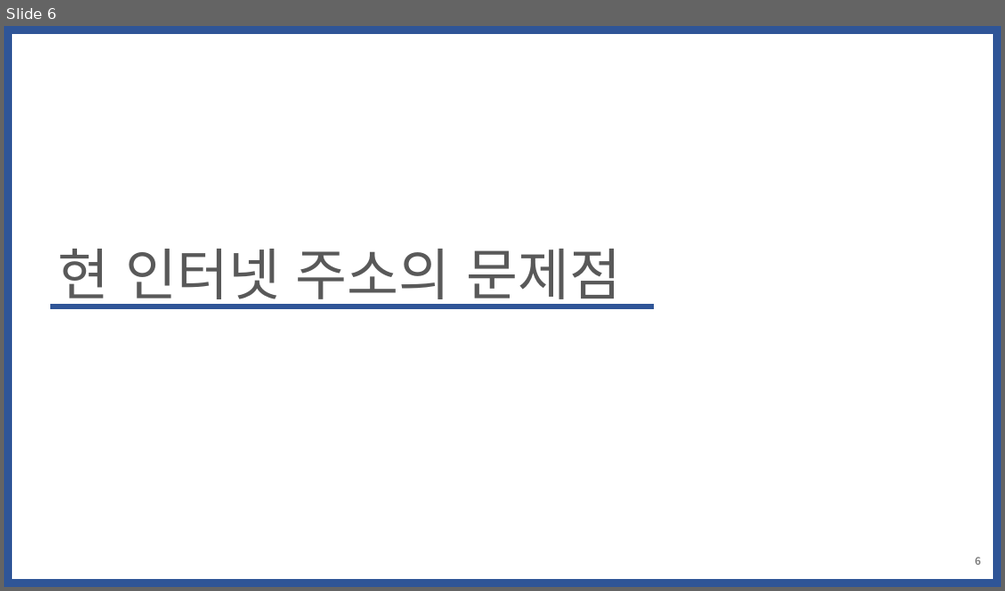
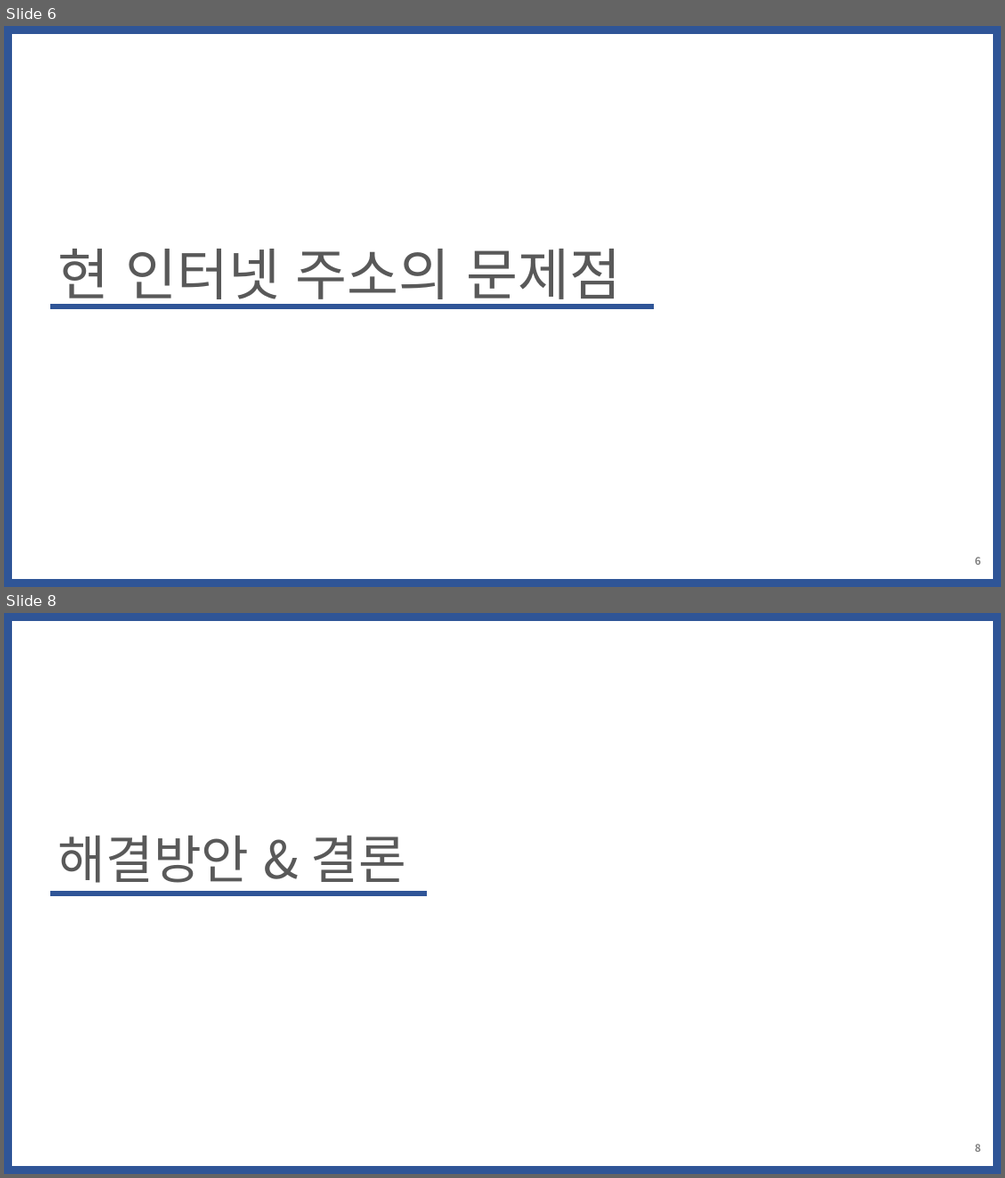
Before and after one commit to WoogiBoogi1129/ICN-NDN, a slide deck: Named-Data-Net/PPT/CCN정리.pptx. Shown one above the other, each under a label of ours: slide 6 before the commit, slides 6 and 8 after it; the slides between them are not shown. The pictures are 1005x591 and 1005x1178 pixels, drawn with LibreOffice and Linux fonts; fonts in the diff are those of the drawing. Boxes give left, top, right and bottom in pixels: in the first picture for what was removed or moved away, otherwise in the second. Text is boxed around its words. In the diff, an @@ line names an element or a change of style, - is before the commit and + after.

```diff
--- a/Named-Data-Net/PPT/CCN정리.pptx
+++ b/Named-Data-Net/PPT/CCN정리.pptx
@@ slide 8 added at (4, 613, 1001, 1174), background #FFFFFF @@
@@ rectangle added at (4, 613, 1001, 1174), outline #2F5597 15 pt @@
@@ text added at (58, 835, 406, 892), 50 pt, text #595959 @@
+해결방안 & 결론
@@ line added from (50, 893) to (428, 893), #2F5597 4.5 pt @@
@@ page number added at (975, 1143, 981, 1151), 10 pt, text #808080, bold @@
+8
```
Also in this commit, not shown: 1 slide changed, 2 other slides added.
